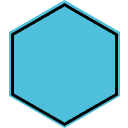
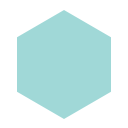
Layers edited between the first and the second 128×128 image:
hid "Polygon 2 copy 3", painted on it over [11, 3, 118, 126]
painted on "Polygon 2" over [9, 0, 120, 128]
